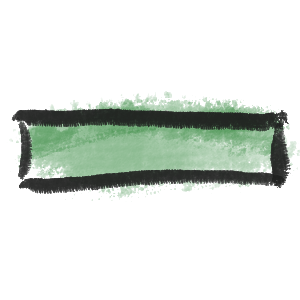
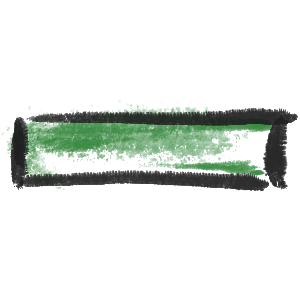
The second 300px x 300px image is a revision of the first. Changes to its layers:
moved "Paint Layer 8" into group "Group 9", painted on it over [1, 91, 300, 202]
hid group "Group 7" (2 layers) over [1, 91, 300, 202]
showed group "Group 5" (2 layers) over [1, 91, 300, 202]
showed "Paint Layer 4" over [1, 91, 300, 202]
